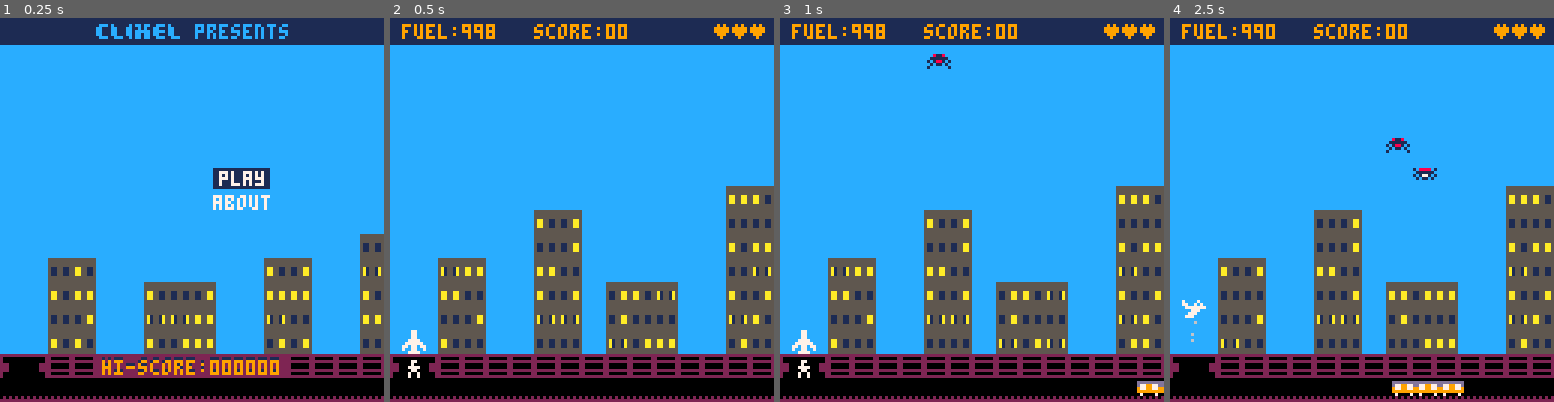
Above: before the commit, frames 1-4 (left to right).
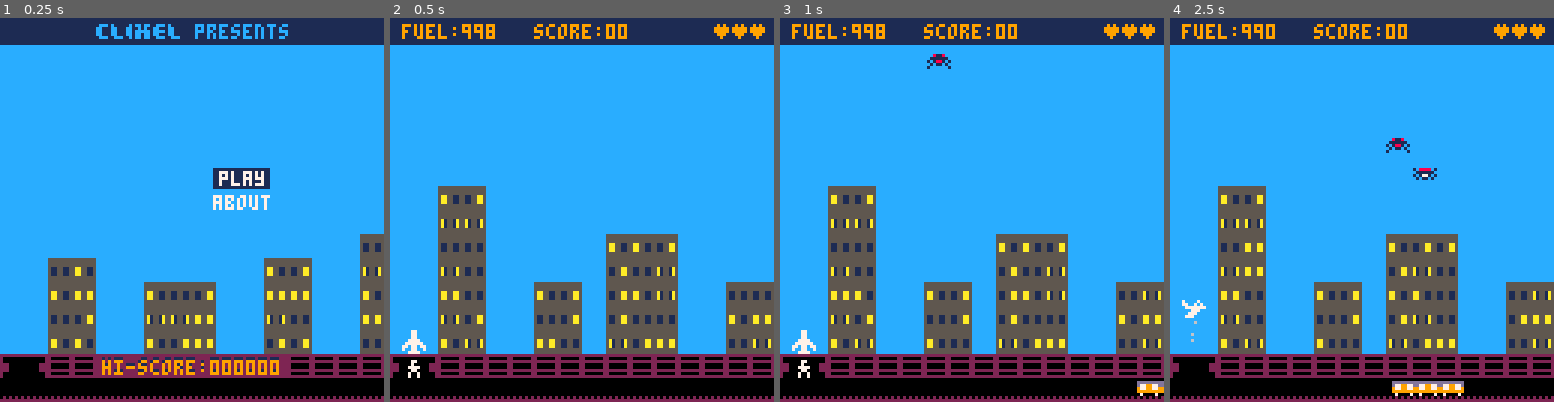
Above: after the commit, the same moments.

Repository: natebeaty/savepicoville
Game: PICO-8 cartridge savepicoville.p8
The game is run twice, just before and just after one commit, with the same random seed, the same clock (stepped at 60 frames per second) and the same inputs.
Inputs:
- Up to frame 1 (0.25 s): no input
- Up to frame 2 (0.5 s): tap X (X key) at 0.33 s
- Up to frame 3 (1 s): tap O (Z key) at 0.7 s
- Up to frame 4 (2.5 s): tap X (X key) at 1.07, 1.85 s; hold Right 1.6-2.1 s; tap O (Z key) at 1.7, 2.1 s; hold Up 2.15-2.42 s; hold Right from 2.47 s (still down)

Frame 1 is identical in both runs. In frame 2, 11% of the frame differs, in the area x 12-100%, y 43-86%; in frame 3, 11%; in frame 4, 11%.

Commit message:
avoid super tall buildings

Diff:
--- a/buildings.lua
+++ b/buildings.lua
@@ -21,7 +21,7 @@
 
 -- create randomized buildings
 function make_buildings(maxheight)
-  maxheight=maxheight or 6
+  maxheight=maxheight or 5
   rumblingrows={}
   -- reset all building tiles to sky
   for x=2,16 do
